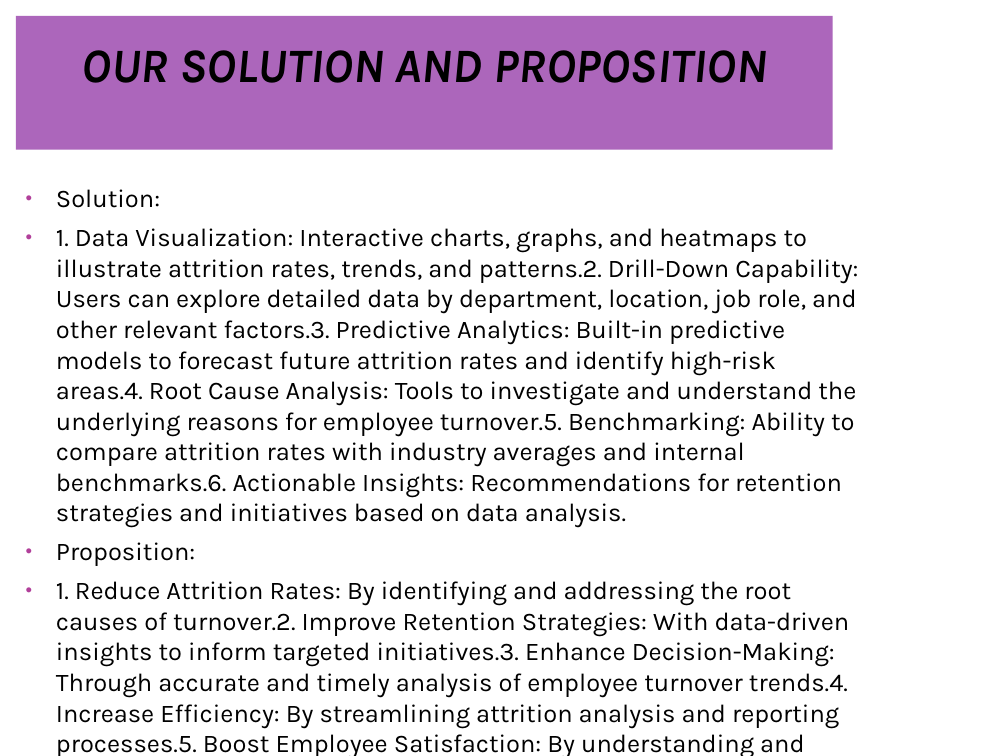
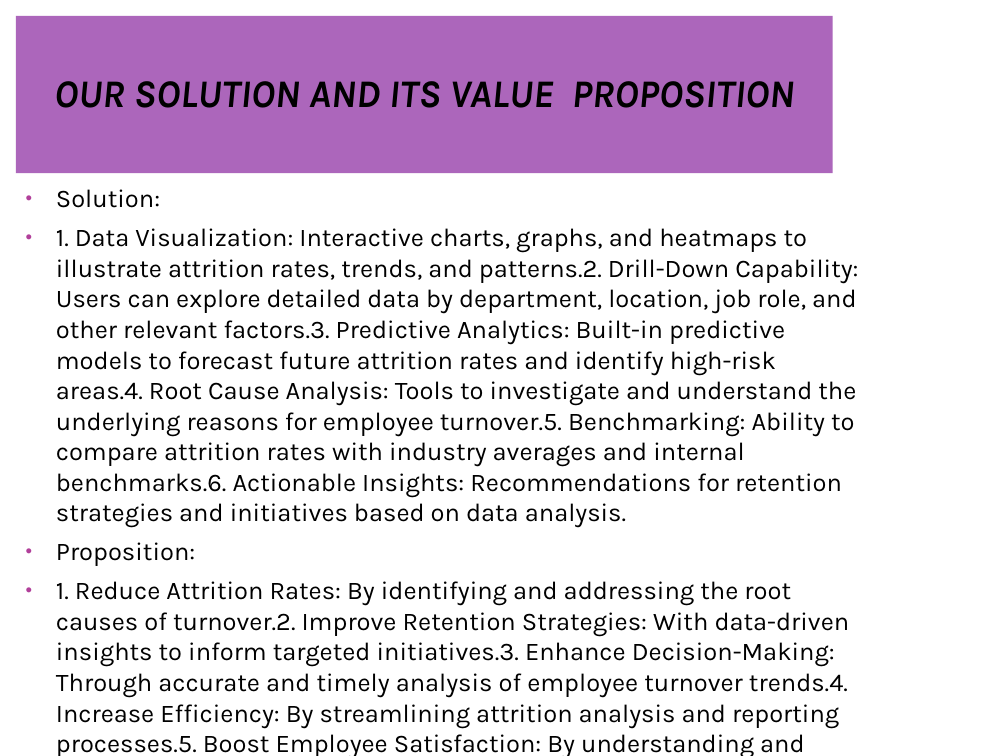
Before and after one commit to dharani181510/dharani181510, a slide deck: slide 7 of EMPLOYEE DATA ANALYSIS USING EXCEL.pptx. Drawn at 1008x756 pixels with LibreOffice and Linux fonts; fonts in the diff are those of the drawing; background and template pictures are left out. Boxes give left, top, right and bottom in pixels: in the first picture for what was removed or moved away, otherwise in the second. Text is boxed around its words. In the diff, an @@ line names an element or a change of style, - is before the commit and + after.

```diff
--- a/EMPLOYEE DATA ANALYSIS USING EXCEL.pptx
+++ b/EMPLOYEE DATA ANALYSIS USING EXCEL.pptx
@@ title "OUR SOLUTION AND ITS VALUE ...": place and size @@
-title "OUR SOLUTION AND ITS VALUE ..." at <box>16,16,833,150</box>
+title "OUR SOLUTION AND ITS VALUE ..." at <box>16,16,833,173</box>
@@ title at <box>54,81,795,108</box>: text changed; size 34.2 to 27.9 pt @@
-OUR SOLUTION AND PROPOSITION
+OUR SOLUTION AND ITS VALUE PROPOSITION
```
Also in this commit, not shown: 3 other slides changed.
